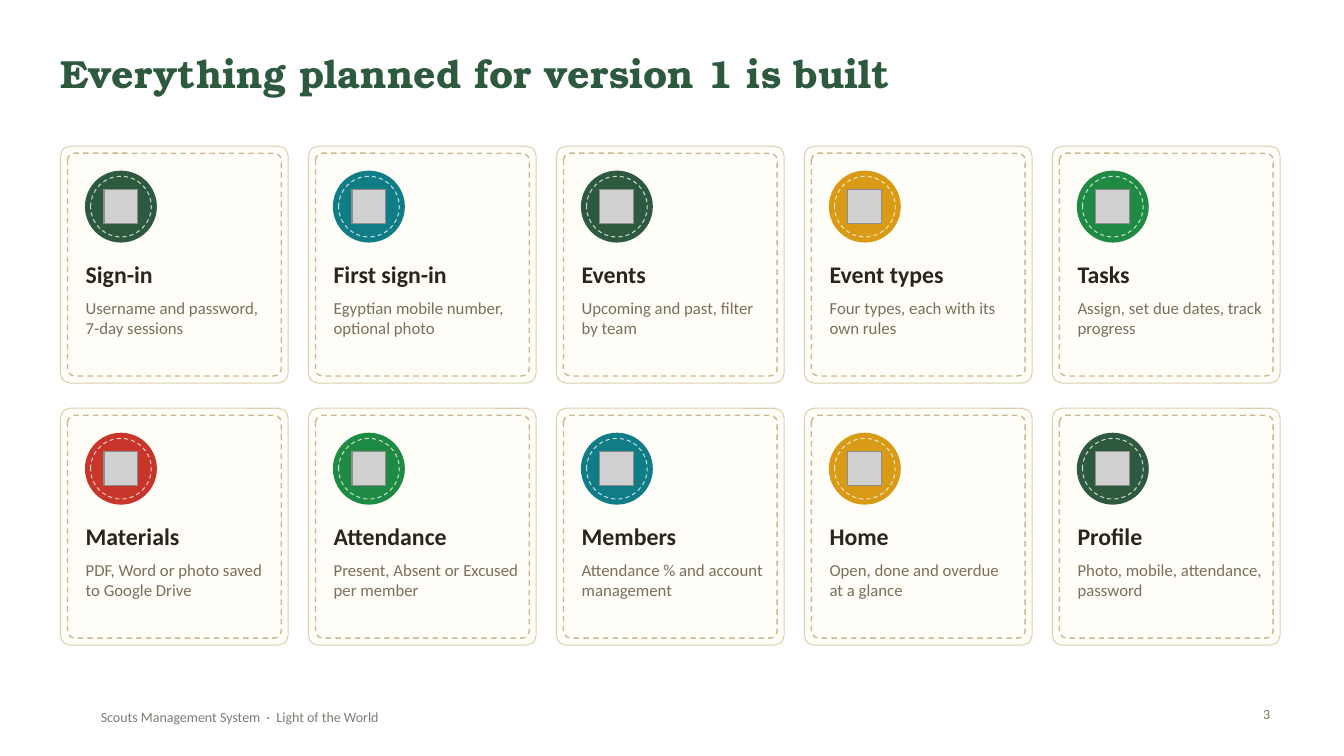
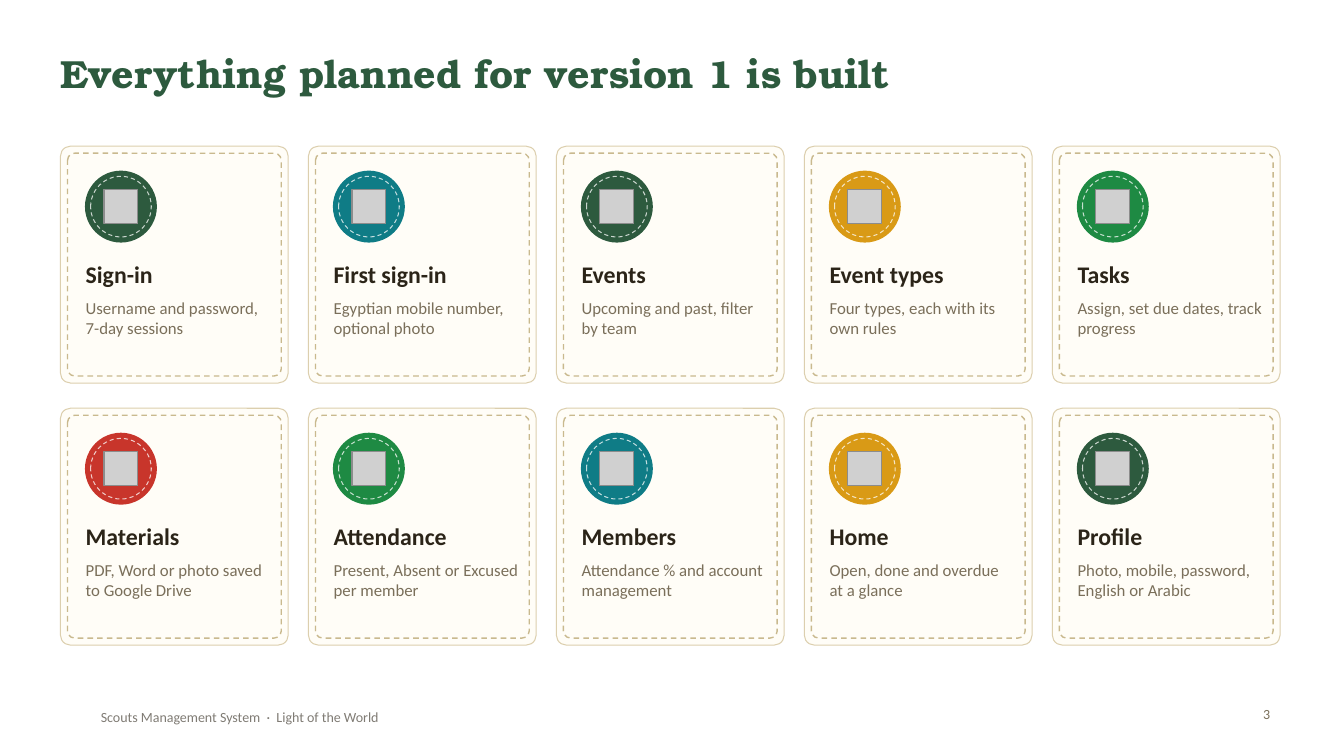
Before and after one commit to SamuelAtef123/Scouts-Management-System-Web-App, a slide deck: slide 3 of docs/Scouts-Project-Presentation.pptx. Drawn at 1344x756 pixels with LibreOffice and Linux fonts; fonts in the diff are those of the drawing; grey boxes stand for pictures; background and template pictures are left out. Boxes give left, top, right and bottom in pixels: in the first picture for what was removed or moved away, otherwise in the second. Text is boxed around its words. In the diff, an @@ line names an element or a change of style, - is before the commit and + after.

Commit message:
Add Arabic as a second language
- English / Arabic switch on the sign-in, first sign-in and Profile screens,
  remembered on each device
- Whole interface translated, including dates, roles, event types, statuses
  and the server's messages
- Right-to-left layout with Arabic fonts (El Messiri, Cairo); mirrored corners,
  arrows and field icons; phone numbers and usernames stay left to right
- README, report, presentation and CLAUDE.md updated

```diff
--- a/docs/Scouts-Project-Presentation.pptx
+++ b/docs/Scouts-Project-Presentation.pptx
@@ text at [1078, 564, 1250, 599]: text changed @@
-Photo, mobile, attendance, password
+Photo, mobile, password, English or Arabic
```
Also in this commit, not shown: 1 other slide changed, 30 other files.
